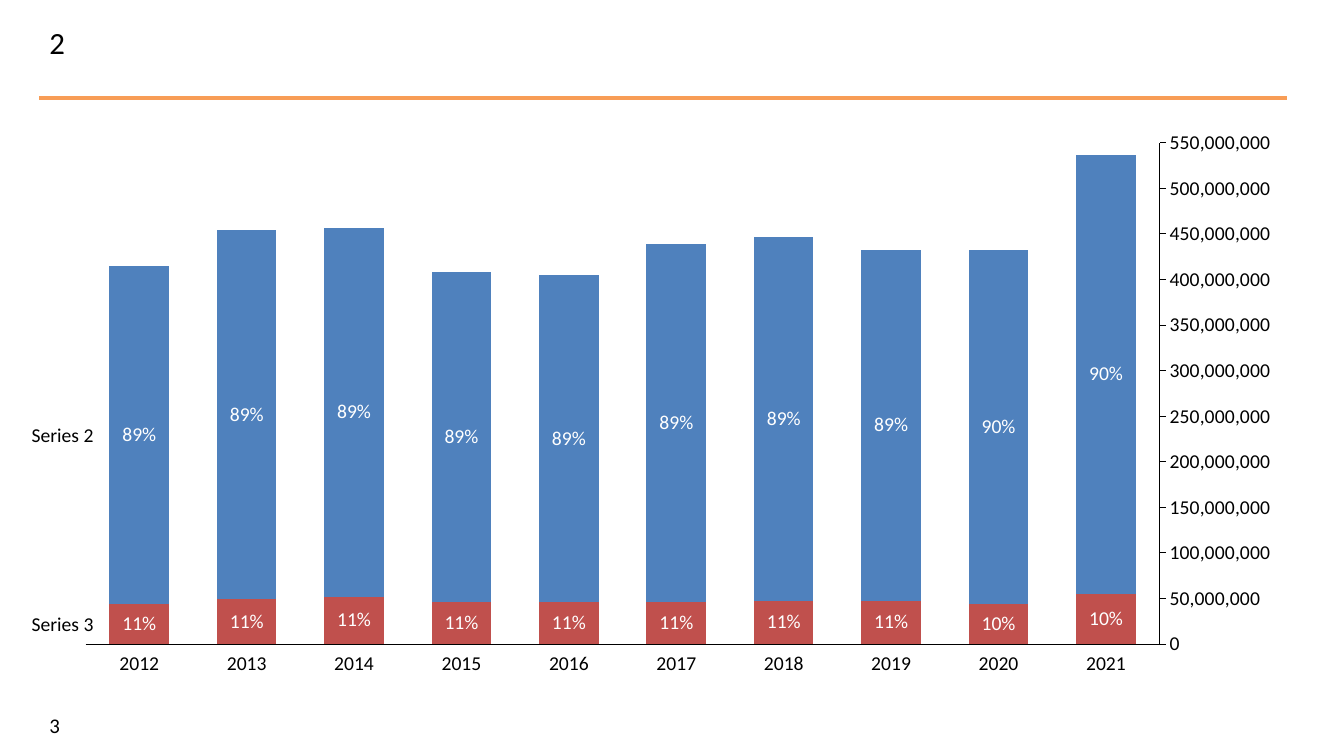
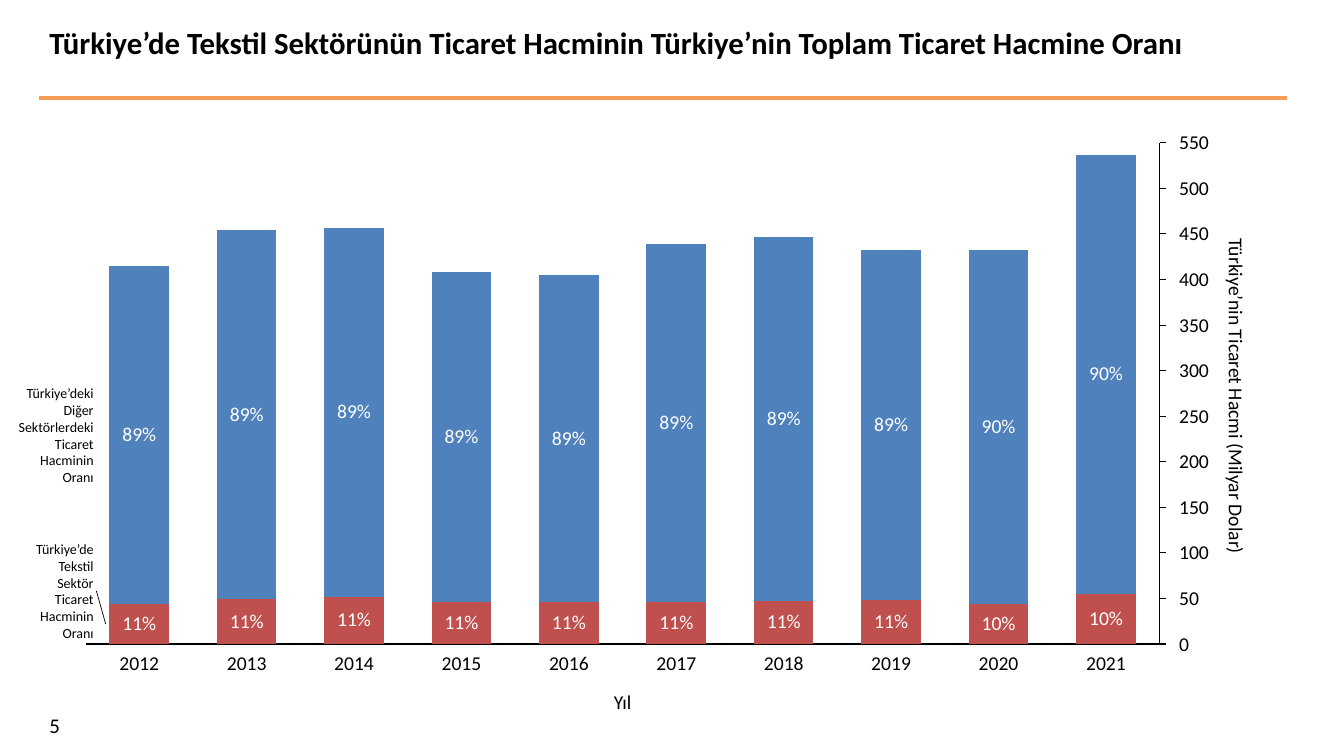
Before and after one commit to oguzoztekin/Dis-Ticaret-Tekstil, a slide deck: slide 5 of 20241216_Türkiye tekstil dış ticaret analizi_v1 (Oğuz).pptx (slide 3 before the commit). Drawn at 1344x756 pixels with LibreOffice and Linux fonts; fonts in the diff are those of the drawing; background and template pictures are left out. Boxes give left, top, right and bottom in pixels: in the first picture for what was removed or moved away, otherwise in the second. Text is boxed around its words. In the diff, an @@ line names an element or a change of style, - is before the commit and + after.

```diff
--- a/20241216_Türkiye tekstil dış ticaret analizi_v1 (Oğuz).pptx
+++ b/20241216_Türkiye tekstil dış ticaret analizi_v1 (Oğuz).pptx
@@ title at <box>49,31,1182,59</box>: text changed; bold on @@
-2
+Türkiye’de Tekstil Sektörünün Ticaret Hacminin Türkiye’nin Toplam Ticaret Hacmine Oranı
@@ column stacked chart at <box>77,134,1170,653</box> @@
-Series 1: 40000000, 50000000, 50000000, 50000000, 50000000, 50000000, 50000000, 50000000, 40000000, 60000000
+Series 1: 9, 10, 11, 10, 10, 10, 10, 10, 9, 11
-Series 2: 370000000, 400000000, 400000000, 360000000, 360000000, 390000000, 400000000, 390000000, 390000000, 480000000
+Series 2: 77, 84, 84, 75, 74, 82, 83, 80, 81, 100
@@ value axis changed @@
@@ plot area changed @@
@@ column stacked chart: place and size @@
-column stacked chart at <box>77,120,1293,667</box>
+column stacked chart at <box>77,134,1170,653</box>
@@ text added at <box>1179,136,1209,149</box>, 14 pt, text #000000 @@
+550
@@ text added at <box>1179,182,1209,195</box>, 14 pt, text #000000 @@
+500
@@ text added at <box>1179,227,1209,240</box>, 14 pt, text #000000 @@
+450
@@ text added at <box>1224,247,1248,552</box>, 14 pt, text #000000 @@
+Türkiye’nin Ticaret Hacmi (Milyar Dolar)
@@ text added at <box>1179,273,1209,286</box>, 14 pt, text #000000 @@
+400
@@ text added at <box>1179,319,1209,332</box>, 14 pt, text #000000 @@
+350
@@ text at <box>19,388,94,482</box>: text changed; size 14 to 10 pt @@
-Series 2
+Türkiye’deki
+Diğer
+Sektörlerdeki
+Ticaret
+Hacminin
+Oranı
@@ text added at <box>1179,364,1209,377</box>, 14 pt, text #000000 @@
+300
@@ text added at <box>1179,410,1209,423</box>, 14 pt, text #000000 @@
+250
@@ text added at <box>1179,455,1209,468</box>, 14 pt, text #000000 @@
+200
@@ text added at <box>1179,501,1209,514</box>, 14 pt, text #000000 @@
+150
@@ text at <box>36,544,94,638</box>: text changed; size 14 to 10 pt @@
-Series 3
+Türkiye’de
+Tekstil
+Sektör
+Ticaret
+Hacminin
+Oranı
@@ text added at <box>1179,546,1209,559</box>, 14 pt, text #000000 @@
+100
@@ line added from (97, 591) to (106, 624), #000000 0.5 pt @@
@@ text added at <box>1179,592,1199,605</box>, 14 pt, text #000000 @@
+50
@@ text added at <box>1179,638,1189,651</box>, 14 pt, text #000000 @@
+0
@@ page number at <box>49,719,60,733</box>: text changed @@
-3
+5
@@ text added at <box>614,695,632,709</box>, 14 pt, text #000000 @@
+Yıl
```
Also in this commit, not shown: 5 other slides changed, 12 slides added, 1 slide removed, 10 other files.
